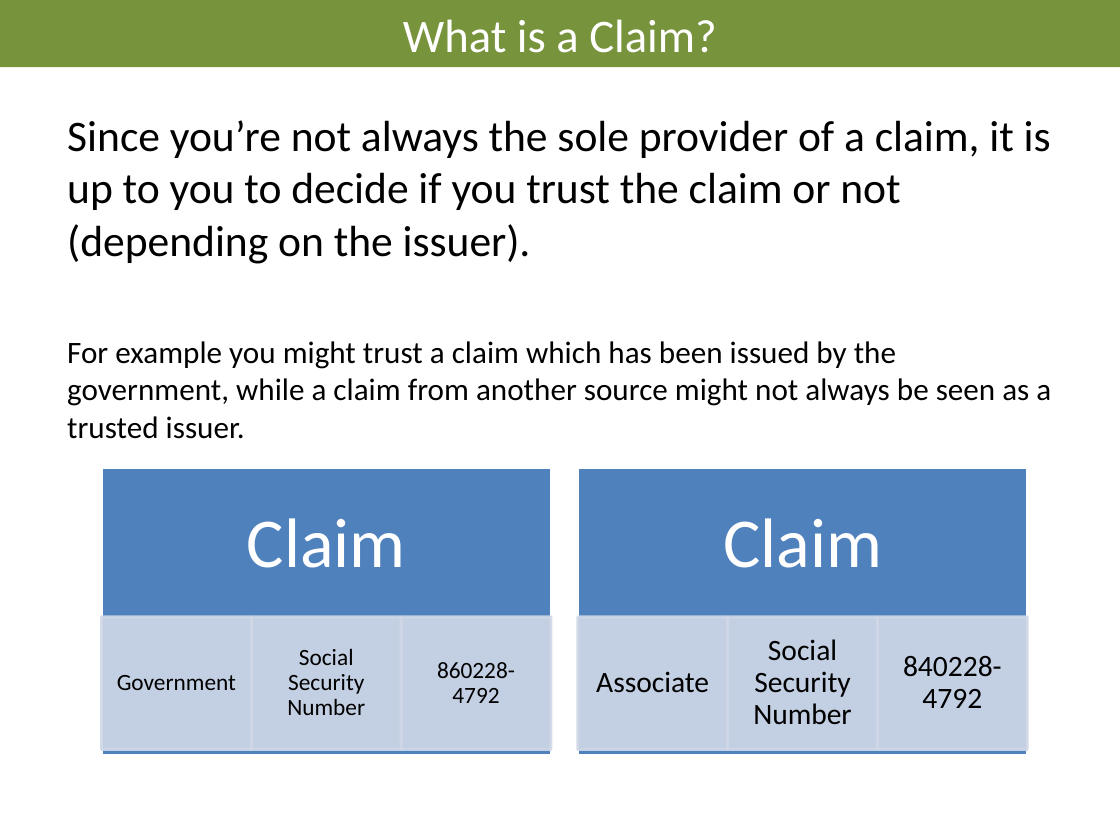
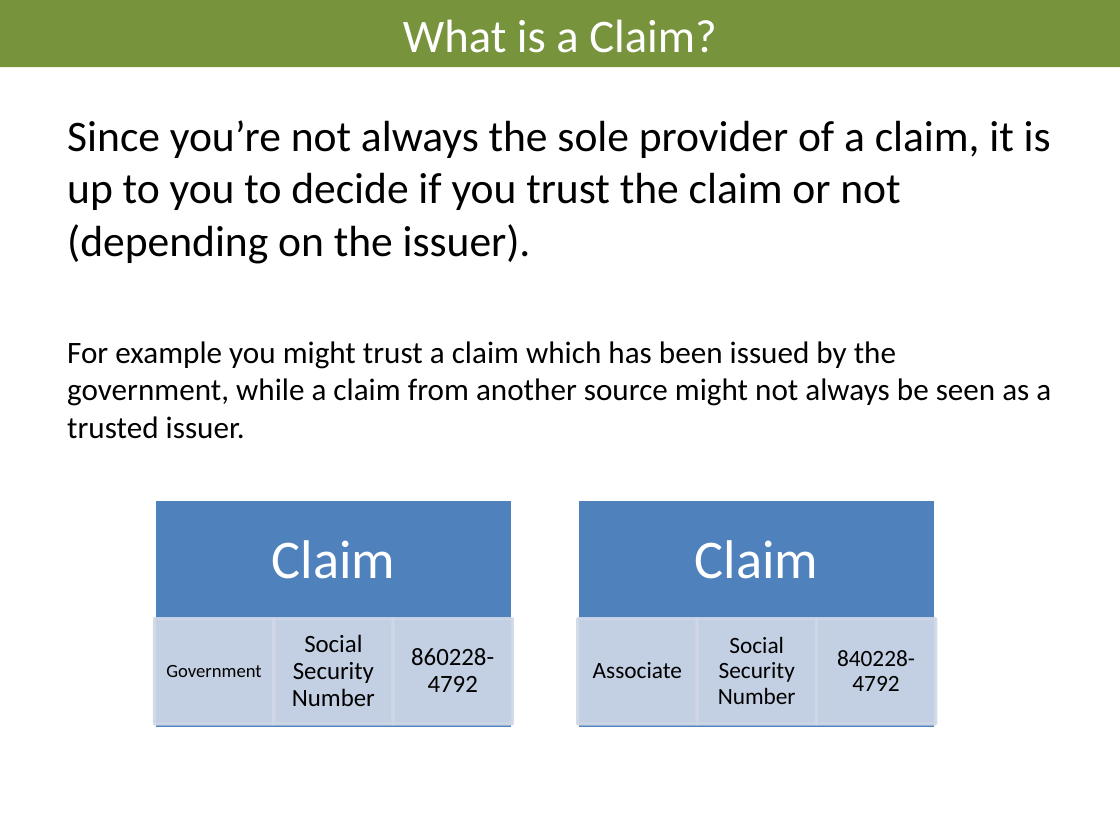
Before and after one commit to AndreasElffors/IdentityTemplate, a slide deck: slide 6 of Documents/Identity-Theory.pptx (slide 4 before the commit). Drawn at 1120x840 pixels with LibreOffice and Linux fonts; fonts in the diff are those of the drawing; background and template pictures are left out. Boxes give left, top, right and bottom in pixels: in the first picture for what was removed or moved away, otherwise in the second. Text is boxed around its words. In the diff, an @@ line names an element or a change of style, - is before the commit and + after.

```diff
--- a/Documents/Identity-Theory.pptx
+++ b/Documents/Identity-Theory.pptx
@@ text "Claim": place and size @@
-text "Claim" at bbox=[247, 518, 406, 568]
+text "Claim" at bbox=[272, 540, 396, 579]
@@ text "Claim" at bbox=[272, 540, 396, 579]: size 45 to 35 pt; less space between paragraphs @@
@@ rectangle: place and size @@
-rectangle at bbox=[102, 467, 552, 755]
+rectangle at bbox=[155, 500, 513, 729]
@@ text "Claim" at bbox=[695, 540, 819, 579]: size 45 to 35 pt; less space between paragraphs @@
@@ text "Claim": place and size @@
-text "Claim" at bbox=[723, 518, 882, 568]
+text "Claim" at bbox=[695, 540, 819, 579]
@@ rectangle: place and size @@
-rectangle at bbox=[578, 467, 1028, 755]
+rectangle at bbox=[578, 500, 936, 729]
@@ text "Government": place and size @@
-text "Government" at bbox=[117, 675, 236, 690]
+text "Government" at bbox=[166, 665, 261, 677]
@@ text "Government" at bbox=[166, 665, 261, 677]: size 15 to 12 pt; less space between paragraphs @@
@@ rectangle: place and size @@
-rectangle at bbox=[102, 617, 252, 749]
+rectangle at bbox=[155, 618, 274, 724]
@@ text "Social Security Number": place and size @@
-text "Social Security Number" at bbox=[287, 648, 365, 715]
+text "Social Security Number" at bbox=[292, 634, 375, 706]
@@ text "Social Security Number" at bbox=[292, 634, 375, 706]: size 15 to 16 pt @@
@@ rectangle: place and size @@
-rectangle at bbox=[251, 617, 401, 749]
+rectangle at bbox=[273, 618, 393, 724]
@@ text "860228-4792" at bbox=[411, 648, 494, 692]: size 15 to 16 pt @@
@@ text "860228-4792": place and size @@
-text "860228-4792" at bbox=[437, 662, 515, 703]
+text "860228-4792" at bbox=[411, 648, 494, 692]
@@ rectangle: place and size @@
-rectangle at bbox=[401, 617, 551, 749]
+rectangle at bbox=[393, 618, 513, 724]
@@ rectangle: place and size @@
-rectangle at bbox=[578, 617, 728, 749]
+rectangle at bbox=[578, 618, 698, 724]
@@ text "Social Security Number": place and size @@
-text "Social Security Number" at bbox=[753, 639, 851, 725]
+text "Social Security Number" at bbox=[718, 636, 796, 704]
@@ rectangle: place and size @@
-rectangle at bbox=[728, 617, 878, 749]
+rectangle at bbox=[697, 618, 816, 724]
@@ size 19 to 15 pt; less space between paragraphs in 3 elements at bbox=[593, 662, 682, 678], bbox=[718, 636, 796, 704], bbox=[837, 650, 915, 691] @@
@@ text "840228-4792": place and size @@
-text "840228-4792" at bbox=[903, 656, 1002, 708]
+text "840228-4792" at bbox=[837, 650, 915, 691]
@@ rectangle: place and size @@
-rectangle at bbox=[877, 617, 1027, 749]
+rectangle at bbox=[816, 618, 936, 724]
```
Also in this commit, not shown: 12 other slides changed, 11 slides added, 1 slide removed, 1 other file.
